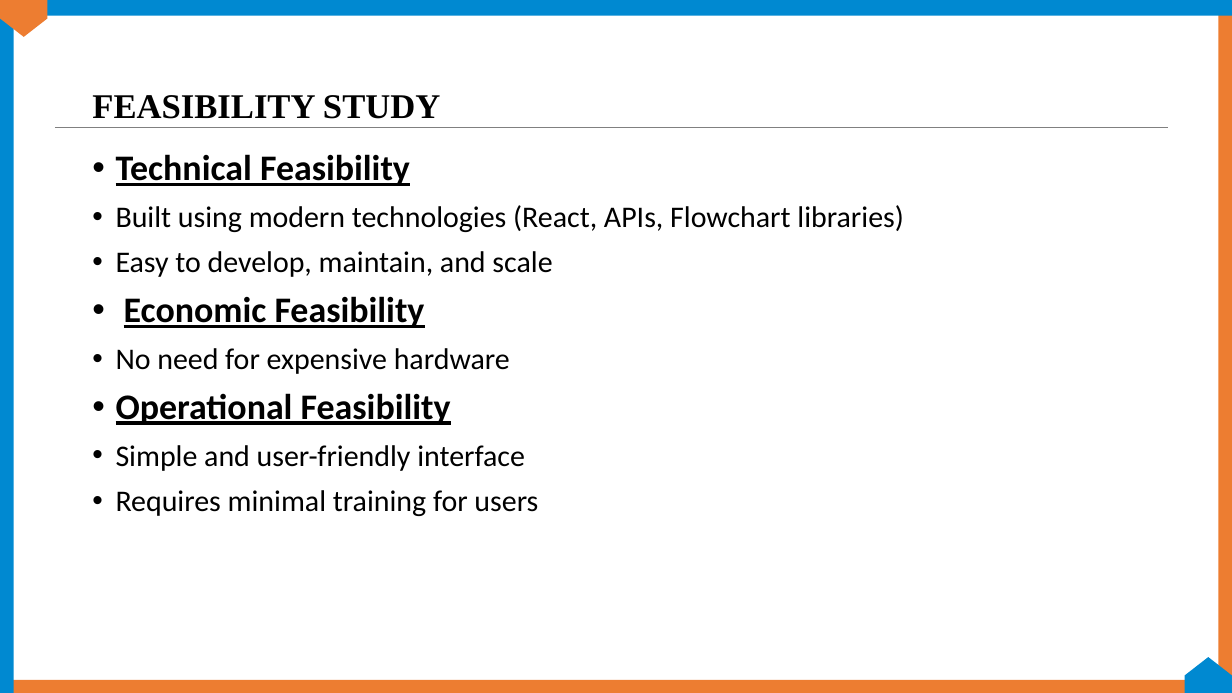
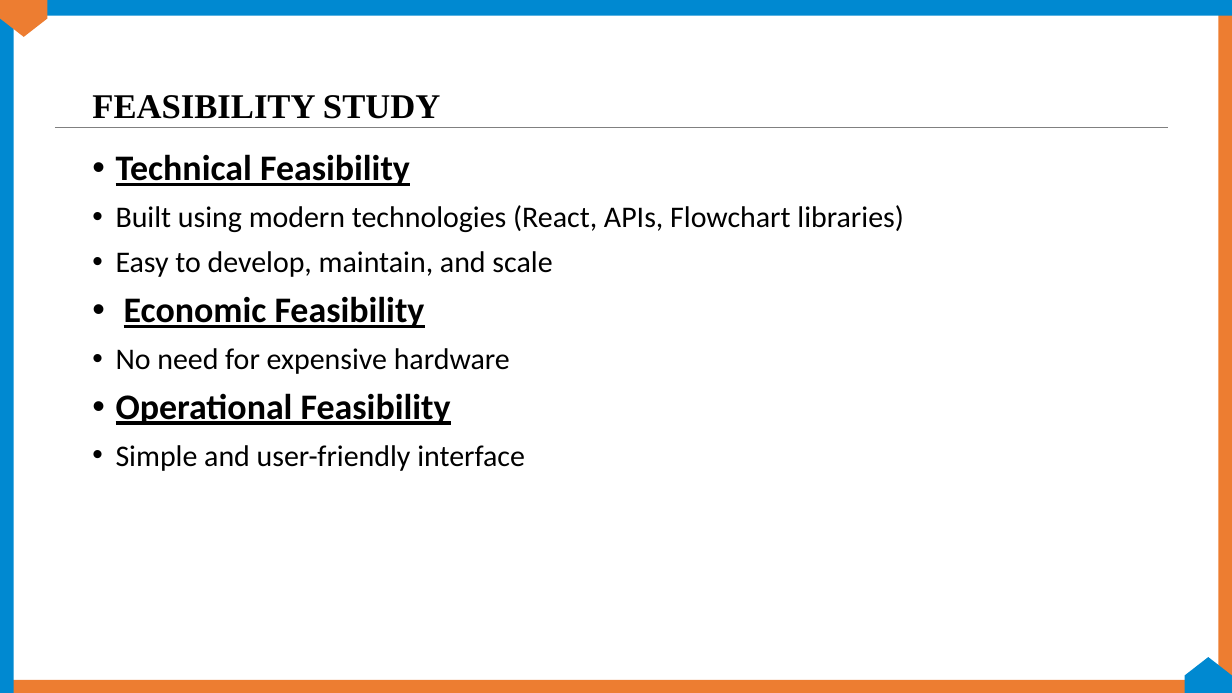
Before and after one commit to projectragsy5-a11y/code_to_visualizer, a slide deck: slide 3 of RAGSY- CODE_TO_VISUALIZER.pptx. Drawn at 1232x693 pixels with LibreOffice and Linux fonts; fonts in the diff are those of the drawing; background and template pictures are left out. Boxes give left, top, right and bottom in pixels: in the first picture for what was removed or moved away, otherwise in the second. Text is boxed around its words. In the diff, an @@ line names an element or a change of style, - is before the commit and + after.

Commit message:
feat: major upgrade — admin dashboard, forgot password, JS basics, flowchart fixes & security
FEATURES ADDED:
- Admin dashboard with Overview, Users, and Submissions tabs
- Admin can view total users, submissions, flowcharts, new users this week
- Admin can delete users from the dashboard
- Admin auto-routing on login (is_admin flag detection)
- Forgot Password flow (3-step: mobile → OTP via SMS → new password)
- JavaScript Basics language support with Node.js runtime execution
- Python renamed to Python Basics on dashboard
- Code submissions now AES-256 encrypted in database (Fernet)
- Session expiry — tokens auto-expire after 24 hours
- Delete account endpoint — removes all user data
- Recent Activity panel now restores code with correct language

BUGS FIXED:
- Flowchart PNG download now captures SVG edges and connection lines
- Flowchart nodes no longer overlap on generation (dagre auto-layout)
- Flowchart tab now auto-activates when generation completes
- Language passed correctly from dashboard to editor
- Vite proxy configured — eliminates CORS issues on localhost:3000

SECURITY:
- Removed OTP requirement from registration
- Code submissions AES-256 encrypted in DB
- Admin routes protected with token check
- is_admin column added to USERS table

DEPENDENCIES ADDED:
- Frontend: dagre, html-to-image
- Backend: cryptography, python-dotenv

```diff
--- a/RAGSY- CODE_TO_VISUALIZER.pptx
+++ b/RAGSY- CODE_TO_VISUALIZER.pptx
@@ text at box(116, 490, 538, 516): paragraph removed @@
-• Requires minimal training for users
```
Also in this commit, not shown: 1 other slide changed, 1 slide added, 5 other files.
